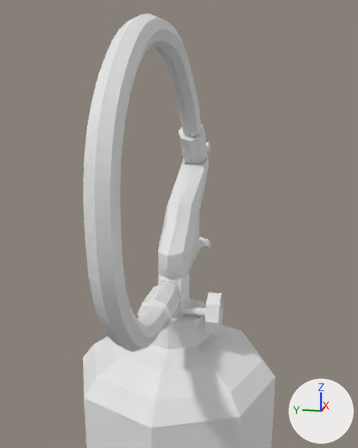
The Blender file File di blender/Massimo/Estintore/estintore.blend: old version first, new version second.
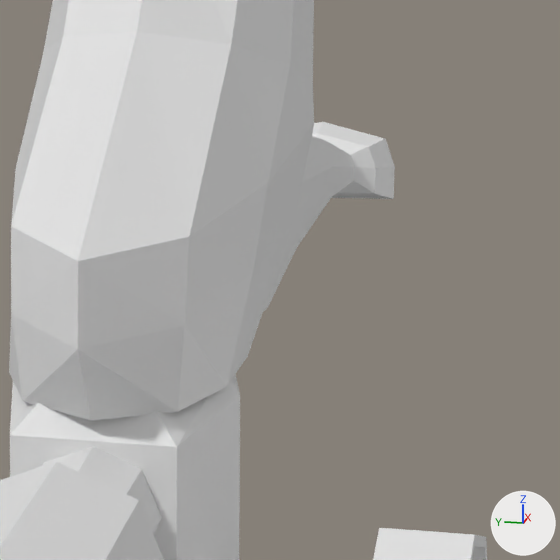
The first picture shows the older version from a camera (50 mm lens) standing at (-4.92, 4.23, 8.95) and looking at (0.39, 5.3, 7.62). The close-ups show both versions on the part from 44% to 65% of the width and 49% to 66% of the height of that picture; other places that the commit changed are outside them. Every picture has the same lights, and +X, +Y and +Z are marked at lower right.

Before the edit, the objects in view are built like this:
```python
me_cube_001 = bpy.data.meshes.new('Cube.001')
me_cube_001.from_pydata(...)  # 72 vertices, 70 faces; spans x -0.13..2.01, y 0.0..0.15, z -0.32..0.22
me_cube_002 = bpy.data.meshes.new('Cube.002')
me_cube_002.from_pydata(...)  # 91 vertices, 87 faces; spans x -0.27..2.18, y 0.0..0.21, z -0.35..0.22
me_cylinder_002 = bpy.data.meshes.new('Cylinder.002')
me_cylinder_002.from_pydata(...)  # 88 vertices, 82 faces; spans x -0.0662..0.0662, y -0.074..0.0465, z -0.0662..0.0662
ob_barometro = bpy.data.objects.new('Barometro', me_cylinder_002)
ob_barometro.location = (0.102, 4.938, 6.711)
ob_barometro.rotation_euler = (3.142, 0.0, 0.0)  # degrees (180, 0, 0)
ob_barometro.scale = (3.55, 3.55, 3.55)
ob_rubinetto_sopra = bpy.data.objects.new('Rubinetto sopra', me_cube_002)
ob_rubinetto_sopra.location = (0.125, 5.31, 7.334)
ob_rubinetto_sopra.rotation_euler = (0.0, -0.639, 0.0)  # degrees (0, -37, 0)
_m = ob_rubinetto_sopra.modifiers.new('Mirror', 'MIRROR')
_m.use_axis = (False, True, False)
_m.use_clip = True
ob_rubinetto_sotto = bpy.data.objects.new('Rubinetto sotto', me_cube_001)
ob_rubinetto_sotto.location = (0.175, 5.31, 7.176)
_m = ob_rubinetto_sotto.modifiers.new('Mirror', 'MIRROR')
_m.use_axis = (False, True, False)
_m.use_clip = True
# also in view: 'Corpo estintore' at (0.26, 5.31, 3.62)
```
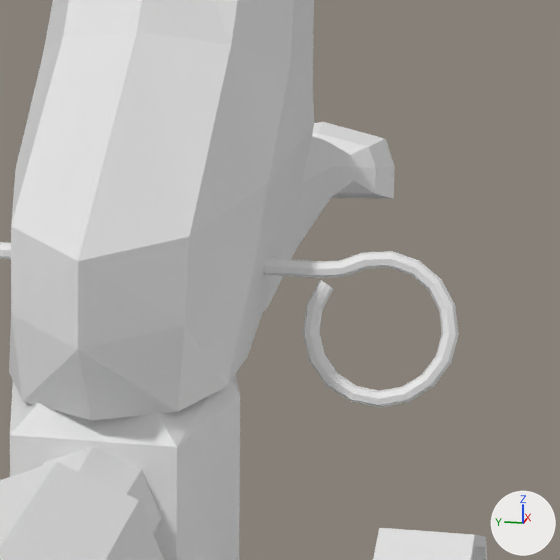
The change, as JSON lines over the scene's bpy script:
```json
{"op": "add", "block": "me_cylinder_003", "code": ["me_cylinder_003 = bpy.data.meshes.new('Cylinder.003')", "me_cylinder_003.from_pydata(...)  # 160 vertices, 154 faces; spans x -0.013..0.013, y -0.469..0.262, z -0.202..0.035"]}
{"op": "add", "block": "ob_spina_di_sicurezza", "code": ["ob_spina_di_sicurezza = bpy.data.objects.new('Spina di sicurezza', me_cylinder_003)", "ob_spina_di_sicurezza.location = (0.338, 5.295, 7.262)", "ob_spina_di_sicurezza.rotation_euler = (0.0, 0.381, 0.0)  # degrees (0, 22, 0)"]}
```

Where the change shows, as pixel boxes [x1, y1, x2, y2] in the close-ups (560 x 560 px):
```json
{"object": "Spina di sicurezza", "change": "added", "after": [0, 242, 459, 408]}
```
